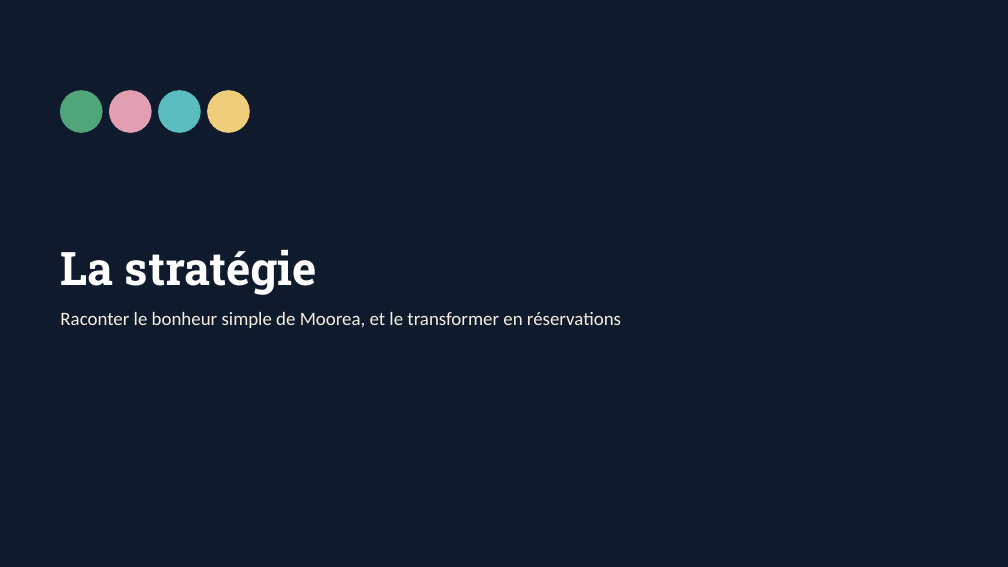
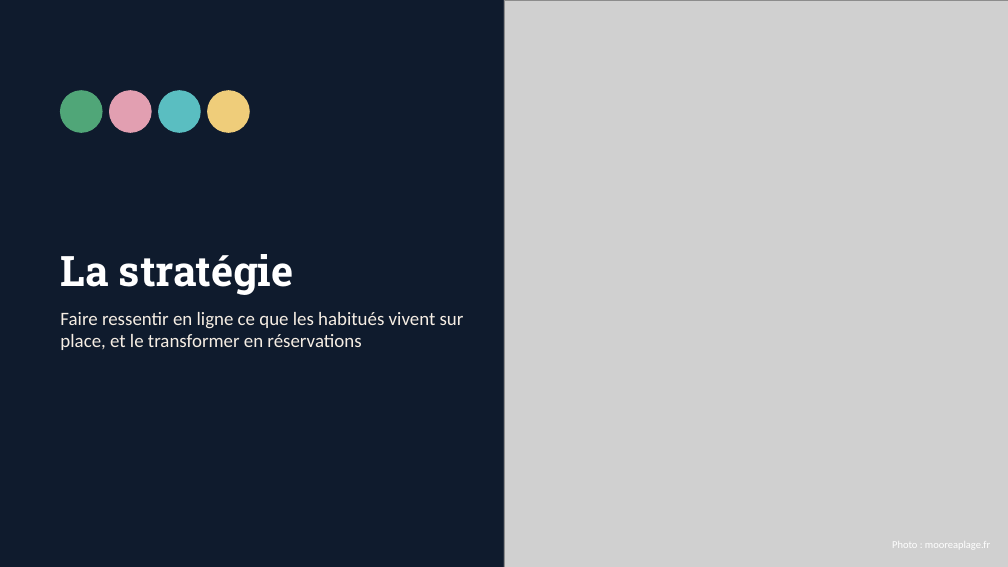
Before and after one commit to margaritakrikorian-ai/Assistant-CM, a slide deck: slide 8 of prospection/moorea-plage/Moorea-Plage-proposition.pptx. Drawn at 1008x567 pixels with LibreOffice and Linux fonts; fonts in the diff are those of the drawing; grey boxes stand for pictures. Boxes give left, top, right and bottom in pixels: in the first picture for what was removed or moved away, otherwise in the second. Text is boxed around its words. In the diff, an @@ line names an element or a change of style, - is before the commit and + after.

```diff
--- a/prospection/moorea-plage/Moorea-Plage-proposition.pptx
+++ b/prospection/moorea-plage/Moorea-Plage-proposition.pptx
@@ picture added at (504, 0, 1008, 567) @@
@@ title "La stratégie" at (60, 254, 294, 295): size 44 to 40 pt @@
@@ text removed at (60, 312, 621, 328) @@
-Raconter le bonheur simple de Moorea, et le transformer en réservations
@@ text added at (60, 312, 464, 350), 18 pt, text #F6EEE4 @@
+Faire ressentir en ligne ce que les habitués vivent sur place, et le transformer en réservations
@@ text added at (892, 543, 990, 548), 10 pt, text #FFFFFF @@
+Photo : mooreaplage.fr
```
Also in this commit, not shown: 9 other slides changed, 18 other files.
